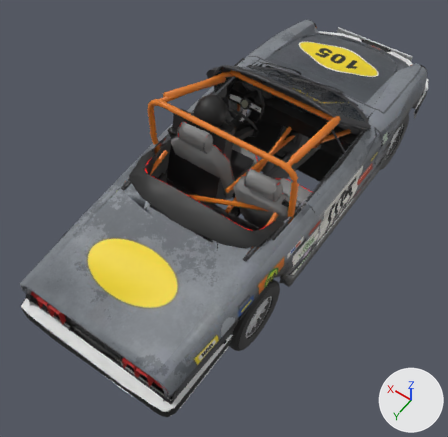
An edit to the glTF model public/cars/field/models/105.glb, drawn before and after from the same camera.
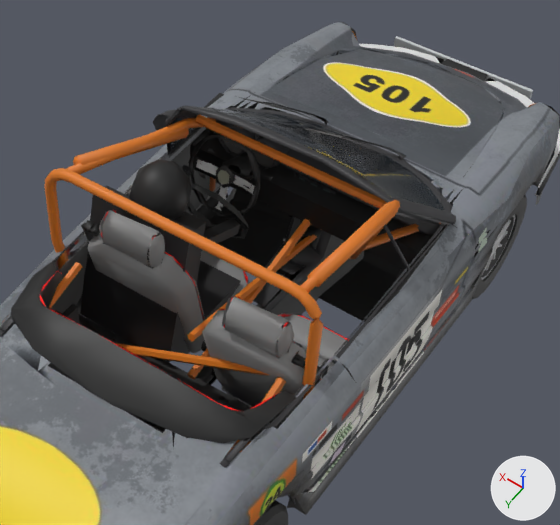
Each version appears first whole from a 50 mm camera at (-1.85, 3.13, 4.4) aimed at (-0.01, 0.55, 0.35), and next in a close-up on the part from 28% to 95% of the width and 2% to 67% of the height. The lights are fixed; the arrows at lower right show +X, +Y and +Z. The last two pictures show the newer version. Vertices at exactly the same position are counted once.

Script lines for the objects in view, before the commit:
```python
me_body_mesh = bpy.data.meshes.new('body_mesh')
me_body_mesh.from_pydata(...)  # 7360 vertices, 8451 faces; spans x -0.8..0.8, y -2.13..2.18, z 0.23..1.38
# faces by material slot: [8386, 37, 28]
me_body_mesh.materials.append(mat_car105_livery)  # picture img_livery
me_body_mesh.materials.append(mat_car105_glass)  # black #1e252b
me_body_mesh.materials.append(mat_car105_chrome0)  # picture img_livery
me_wheel_fr_mesh = bpy.data.meshes.new('wheel_fr_mesh')
me_wheel_fr_mesh.from_pydata(...)  # 434 vertices, 546 faces; spans x -0.093..0.093, y -0.3..0.3, z -0.295..0.295
# faces by material slot: [466, 80]
me_wheel_fr_mesh.materials.append(mat_car105_livery)  # picture img_livery
me_wheel_fr_mesh.materials.append(mat_car105_chrome0)  # picture img_livery
ob_body = bpy.data.objects.new('body', me_body_mesh)
ob_body.location = (0.0, 0.0, 0.0)
ob_wheel_fr = bpy.data.objects.new('wheel_fr', me_wheel_fr_mesh)
ob_wheel_fr.location = (-0.665, -1.125, 0.3)
```
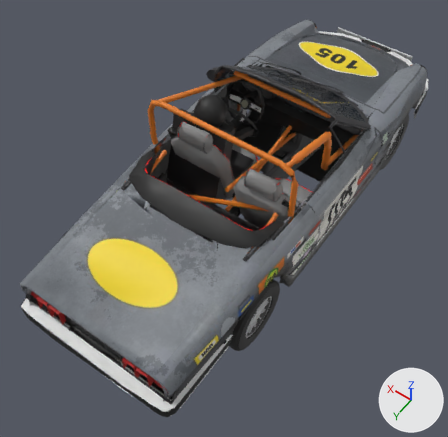
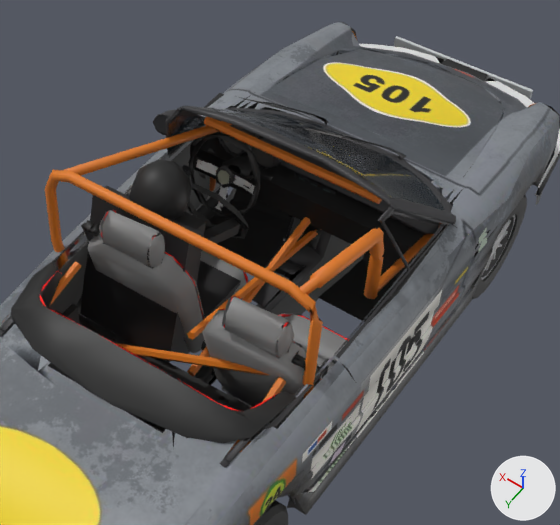
Changed parts and their boxes (x1, y1, x2, y2) in the close-ups (560 x 525 px; the box of a moved part takes in the faces that stretch with it):
part 1 of me_body_mesh, added: after (204, 117, 382, 204)
part 2 of me_body_mesh, moved or reshaped: before (187, 229, 321, 342); after (187, 229, 321, 340)
part 3 of me_body_mesh, moved or reshaped: before (187, 219, 310, 379); after (187, 217, 311, 376)
part 4 of me_body_mesh, rebuilt (18% narrower, 17% shorter): before (307, 202, 398, 287); after (310, 229, 384, 299)
part 5 of me_body_mesh, deleted: before (73, 128, 189, 165)
part 6 of me_body_mesh, deleted: before (195, 114, 387, 209)
part 7 of me_body_mesh, reshaped: before (44, 117, 441, 453); after (45, 121, 442, 453)

The change in detail:
me_body_mesh is used by ob_body; location (0.0, 0.0, 0.0).
me_body_mesh had 7360 vertices, 8451 faces and spanned x -0.8..0.8, y -2.13..2.18, z 0.23..1.38.
me_body_mesh now has 7340 vertices, 8413 faces and spans x -0.8..0.8, y -2.13..2.18, z 0.23..1.38.
me_body_mesh part 1: a new loose piece, a 6-sided cylinder along x spanning x -0.469..0.399, y -0.198..-0.157, z 1.167..1.203, in mat_car105_livery (picture img_livery).
me_body_mesh part 2: the loose piece of 12 vertices spanning x -0.09..-0.05, y -0.63..0.6, z 0.51..0.8 is moved by (0.0, 0.0, 0.02).
me_body_mesh part 3: the loose piece of 12 vertices spanning x -0.09..-0.05, y -0.63..0.6, z 0.51..0.8 is moved by (0.0, 0.0, 0.02).
me_body_mesh part 4: the loose piece of 24 vertices spanning x -0.61..-0.4, y -0.11..0.5, z 0.91..1.37 is rebuilt with 64 vertices and now spans x -0.61..-0.52, y -0.02..0.49, z 0.83..1.36.
me_body_mesh part 5: the loose piece of 16 vertices spanning x 0.42..0.58, y -0.09..0.51, z 1.13..1.37 is deleted.
me_body_mesh part 6: the loose piece of 12 vertices spanning x -0.52..0.44, y -0.2..-0.16, z 1.15..1.19 is deleted.
Part 7, on me_body_mesh:
97 vertices are removed from x -0.66..0.66, y -0.62..0.62, z 0.36..1.38.
261 faces are deleted.
4 vertices in x 0.5..0.61, y 0.61..1.25, z 0.36..0.69 move by (0.01, 0.0, 0.0).
3 vertices in x 0.53..0.54, y 1.24..1.25, z 0.66..0.69 move by (0.02, 0.0, 0.0).
27 vertices move from x -0.65..0.65, y -0.61..0.62, z 0.36..1.35 to x -0.65..0.65, y -0.61..0.61, z 0.36..1.38.
53 vertices are added at x -0.66..0.66, y -0.63..0.61, z 0.36..1.38.
171 new faces join them, mat_car105_livery (picture img_livery).
